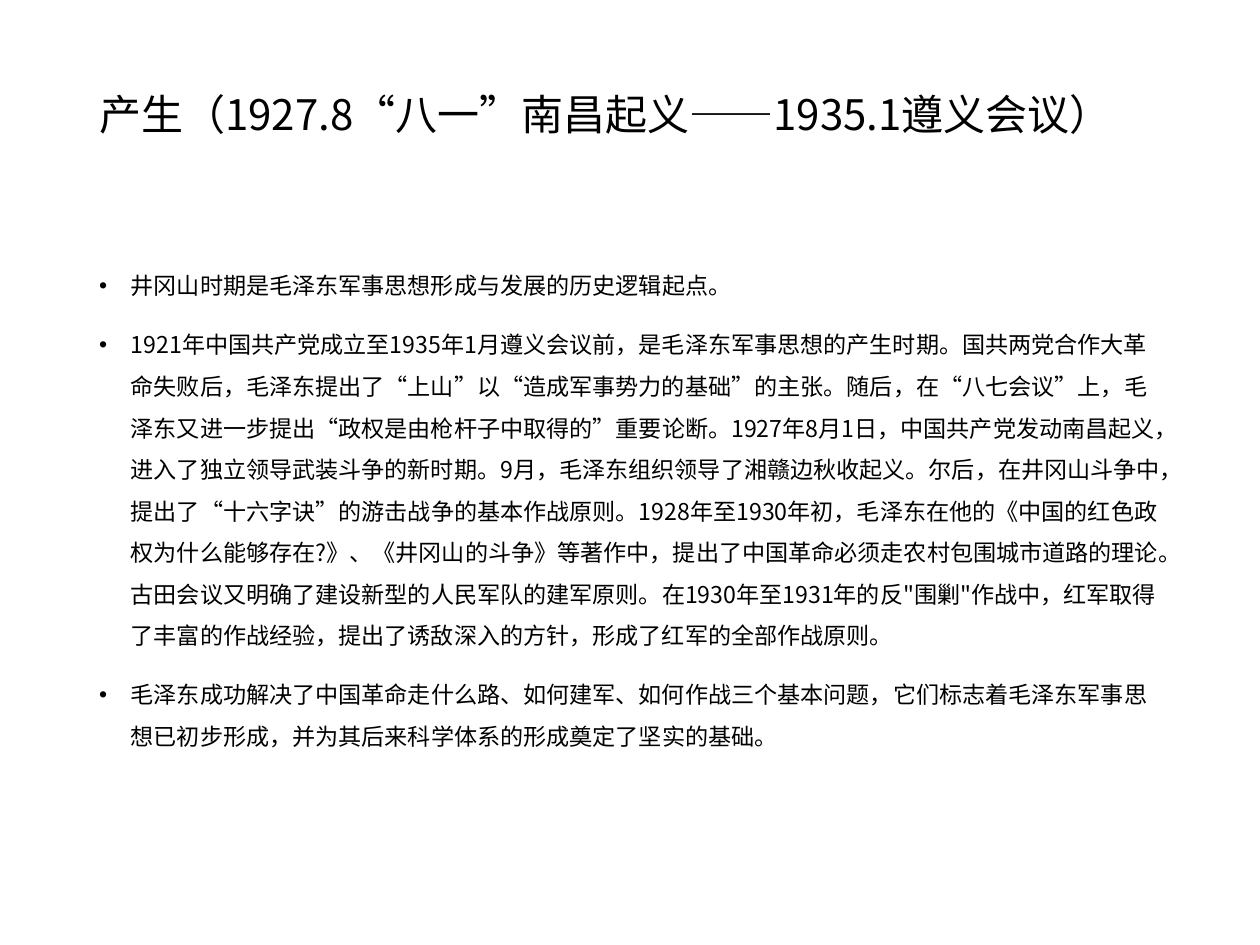
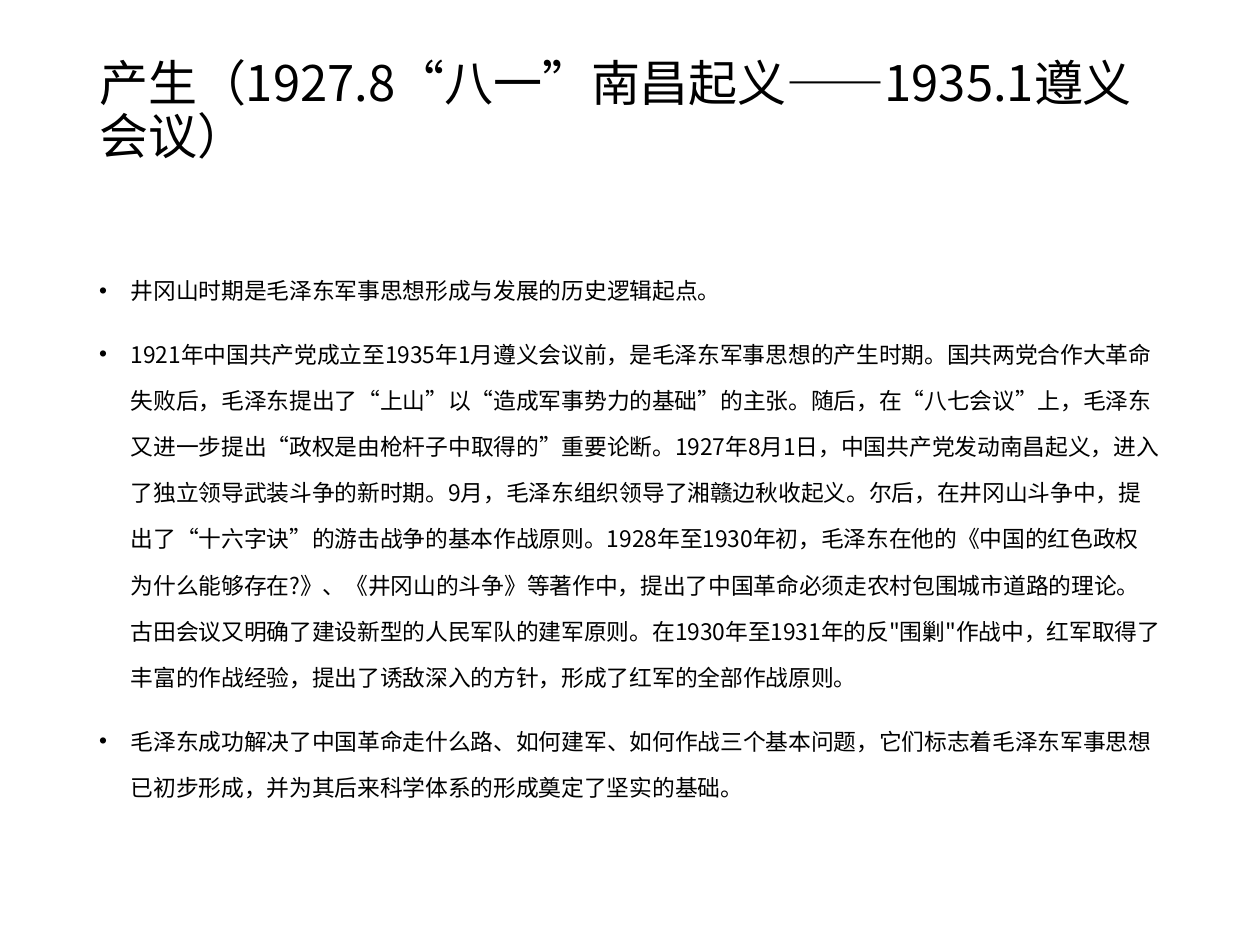
Before and after one commit to 117503445/history-ppt, a slide deck: slide 17 of 近代史张都铭小组-结构.pptx. Drawn at 1260x945 pixels with LibreOffice and Linux fonts; fonts in the diff are those of the drawing. Boxes give left, top, right and bottom in pixels: in the first picture for what was removed or moved away, otherwise in the second. Text is boxed around its words. In the diff, an @@ line names an element or a change of style, - is before the commit and + after.

```diff
--- a/近代史张都铭小组-结构.pptx
+++ b/近代史张都铭小组-结构.pptx
@@ title "产生（1927.8“八一”南昌起义——1935.1遵义会议）" at [99, 59, 1132, 114]: size 24 to 28 pt @@
@@ text "井冈山时期是毛泽东军事思想形成与发展的历史逻辑起点。" at [131, 280, 1161, 799]: size 13.2 to 12.9 pt; line spacing 1.5 to 1.7 @@
```
Also in this commit, not shown: 18 other slides changed, 7 other files.
